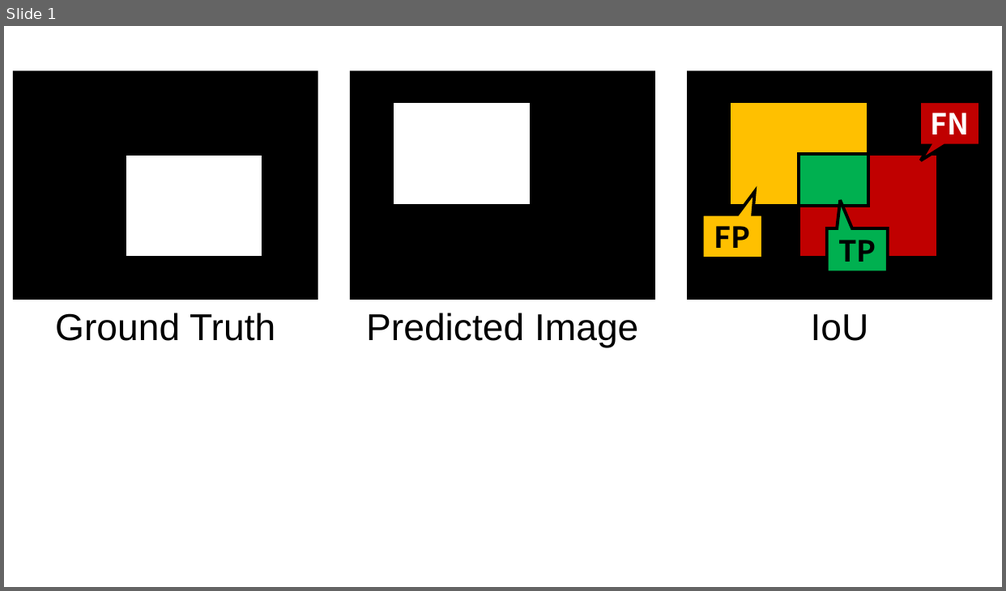
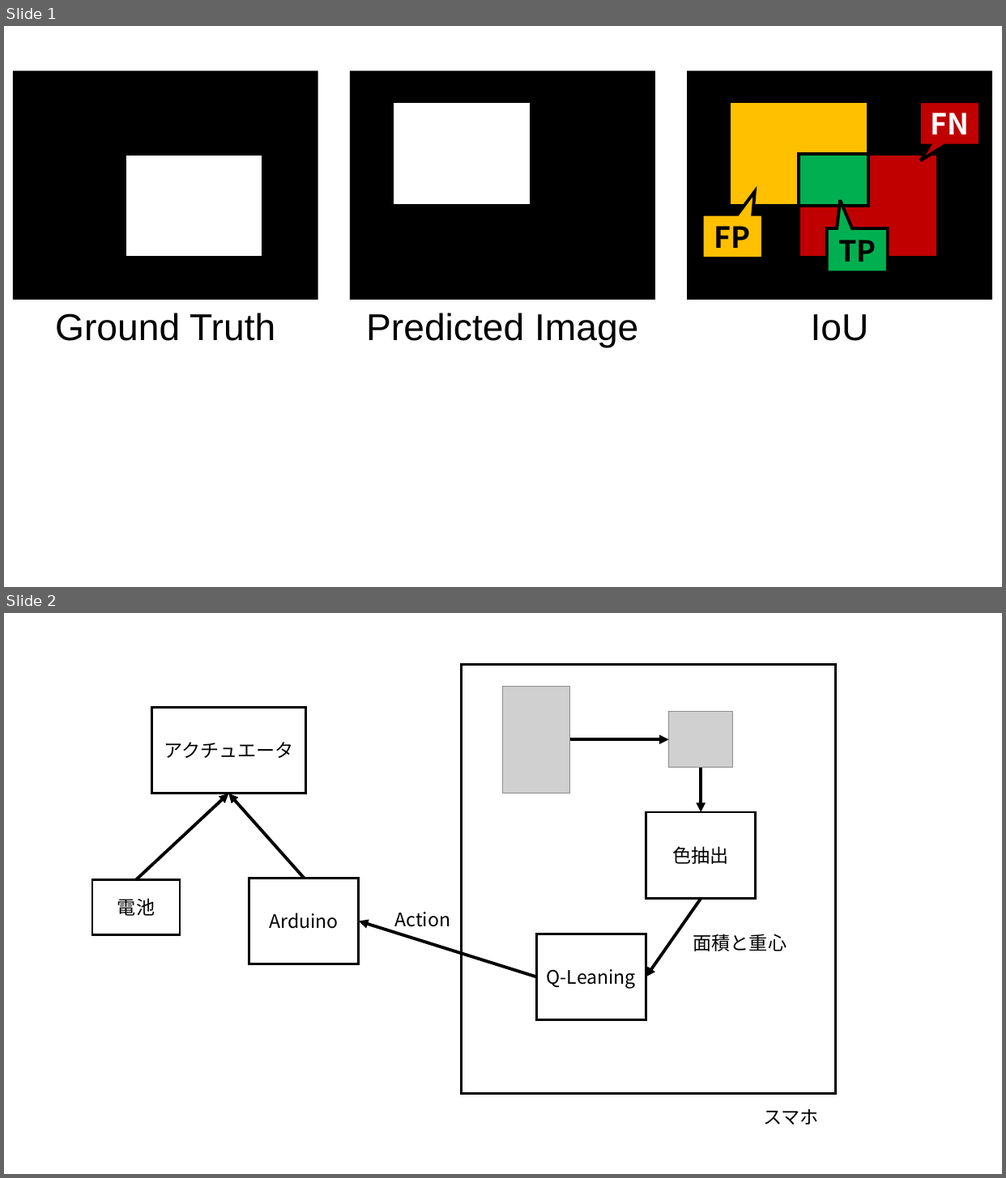
Before and after one commit to yumion/master-thesis, a slide deck: figure/figure.pptx. Shown one above the other, each under a label of ours: slide 1 before the commit, slides 1 and 2 after it. The pictures are 1006x591 and 1006x1178 pixels, drawn with LibreOffice and Linux fonts; fonts in the diff are those of the drawing; grey boxes stand for pictures. Boxes give left, top, right and bottom in pixels: in the first picture for what was removed or moved away, otherwise in the second. Text is boxed around its words. In the diff, an @@ line names an element or a change of style, - is before the commit and + after.

Commit message:
1号機アーキテクチャ作成

```diff
--- a/figure/figure.pptx
+++ b/figure/figure.pptx
@@ slide 2 added at (x1=4, y1=613, x2=1002, y2=1174), background #FFFFFF @@
@@ rectangle added at (x1=462, y1=665, x2=836, y2=1094), outline #000000 2.25 pt @@
@@ rectangle added at (x1=151, y1=707, x2=305, y2=794), fill #FFFFFF, outline #000000 2.25 pt, 18 pt, text #000000 @@
+アクチュエータ
@@ picture added at (x1=503, y1=687, x2=570, y2=794) @@
@@ picture added at (x1=669, y1=712, x2=733, y2=768) @@
@@ arrow added from (570, 739) to (669, 739), #000000 3 pt @@
@@ arrow added from (701, 768) to (701, 812), #000000 3 pt @@
@@ arrow added from (136, 880) to (228, 794), #000000 3 pt @@
@@ arrow added from (305, 878) to (228, 794), #000000 3 pt @@
@@ rectangle added at (x1=646, y1=812, x2=756, y2=898), fill #FFFFFF, outline #000000 2.25 pt, 18 pt, text #000000 @@
+色抽出
@@ rectangle added at (x1=249, y1=878, x2=358, y2=964), fill #FFFFFF, outline #000000 2.25 pt, 18 pt, text #000000 @@
+Arduino
@@ rectangle added at (x1=92, y1=880, x2=180, y2=935), fill #FFFFFF, outline #000000 2.25 pt, 18 pt, text #000000 @@
+電池
@@ arrow added from (701, 899) to (646, 977), #000000 3 pt @@
@@ arrow added from (536, 977) to (359, 922), #000000 3 pt @@
@@ text added at (x1=394, y1=912, x2=450, y2=931), 18 pt, text #000000 @@
+Action
@@ rectangle added at (x1=536, y1=934, x2=646, y2=1020), fill #FFFFFF, outline #000000 2.25 pt, 18 pt, text #000000 @@
+Q-Leaning
@@ text added at (x1=693, y1=934, x2=786, y2=952), 18 pt, text #000000 @@
+面積と重心
@@ text added at (x1=763, y1=1110, x2=819, y2=1125), 18 pt, text #000000 @@
+スマホ
```
Also in this commit, not shown: 1 other slide added, 2 slides removed, 1 other file.
